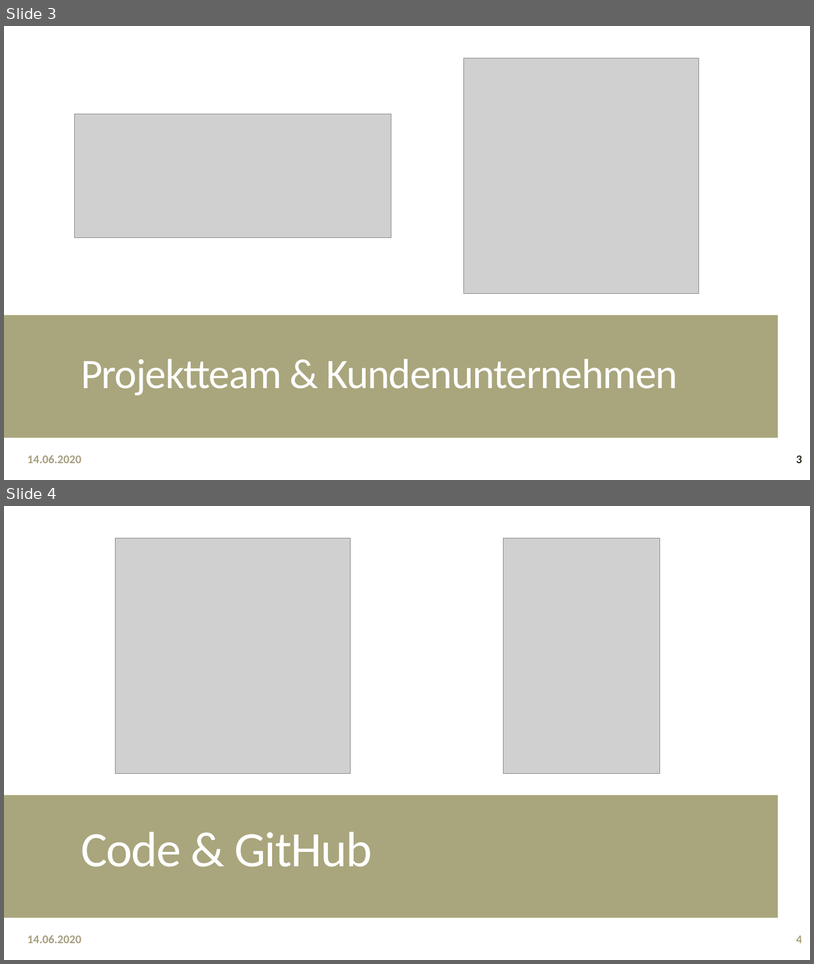
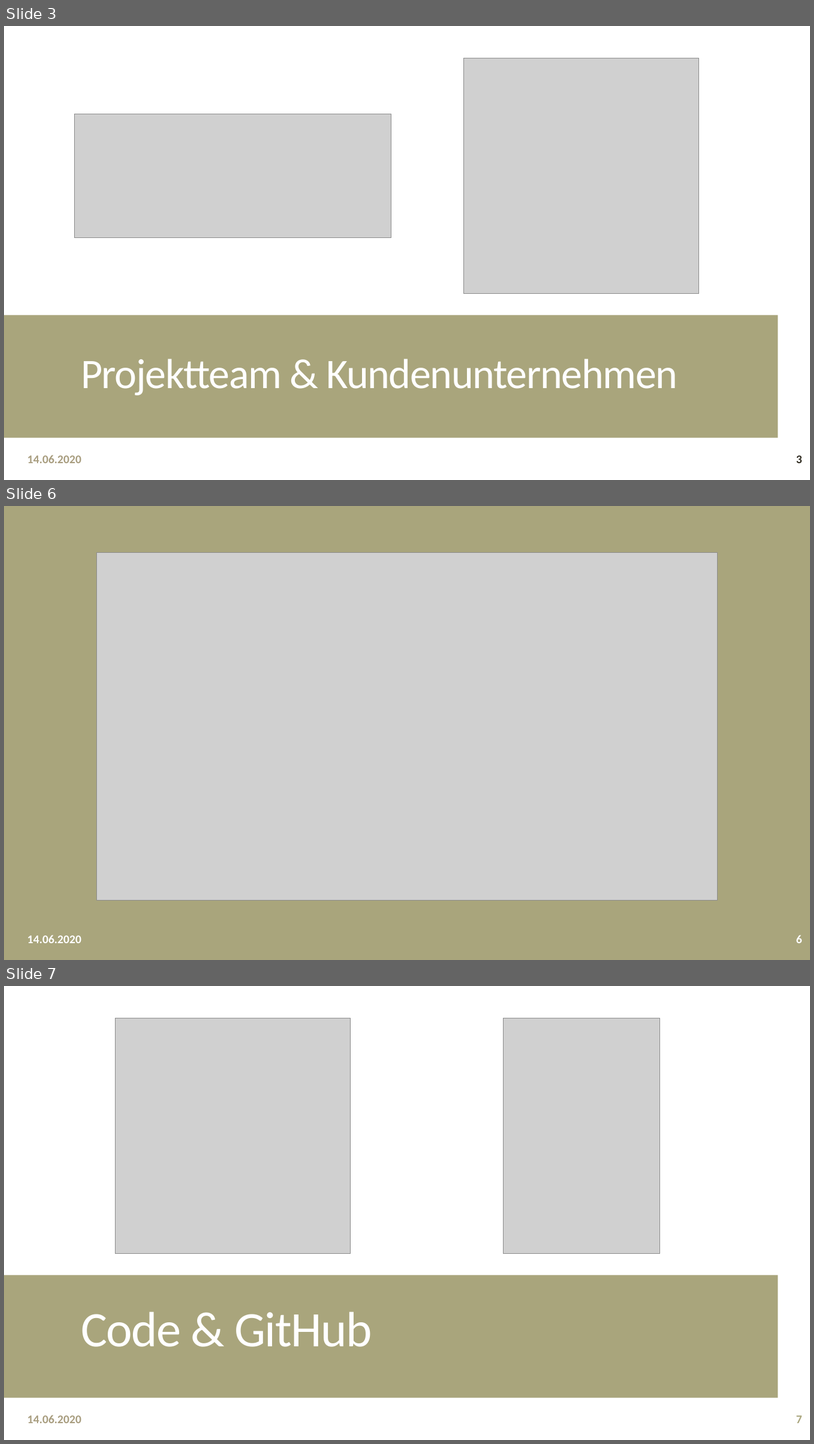
Before and after one commit to fh-erfurt/RentATool, a slide deck: share/presentations/Java 2/RentATool_16.06.20.pptx. Shown one above the other, each under a label of ours: slides 3 and 4 before the commit, slides 3, 6 and 7 after it; the slides between them are not shown. The pictures are 814x964 and 814x1444 pixels, drawn with LibreOffice and Linux fonts; fonts in the diff are those of the drawing; grey boxes stand for pictures. Boxes give left, top, right and bottom in pixels: in the first picture for what was removed or moved away, otherwise in the second. Text is boxed around its words. In the diff, an @@ line names an element or a change of style, - is before the commit and + after.

```diff
--- a/share/presentations/Java 2/RentATool_16.06.20.pptx
+++ b/share/presentations/Java 2/RentATool_16.06.20.pptx
@@ slide 6 added at <box>4,506,810,960</box>, background #A9A57C @@
@@ picture added at <box>97,553,718,900</box> @@
@@ text added at <box>27,934,81,943</box>, 14 pt, text #FFFFFF, bold @@
+14.06.2020
@@ page number added at <box>797,934,803,943</box>, 14 pt, text #FFFFFF, bold @@
+6
@@ what was slide 4 is now slide 7 @@
@@ page number at <box>797,1415,803,1423</box>: text changed @@
-4
+7
```
Also in this commit, not shown: 3 other slides added.
